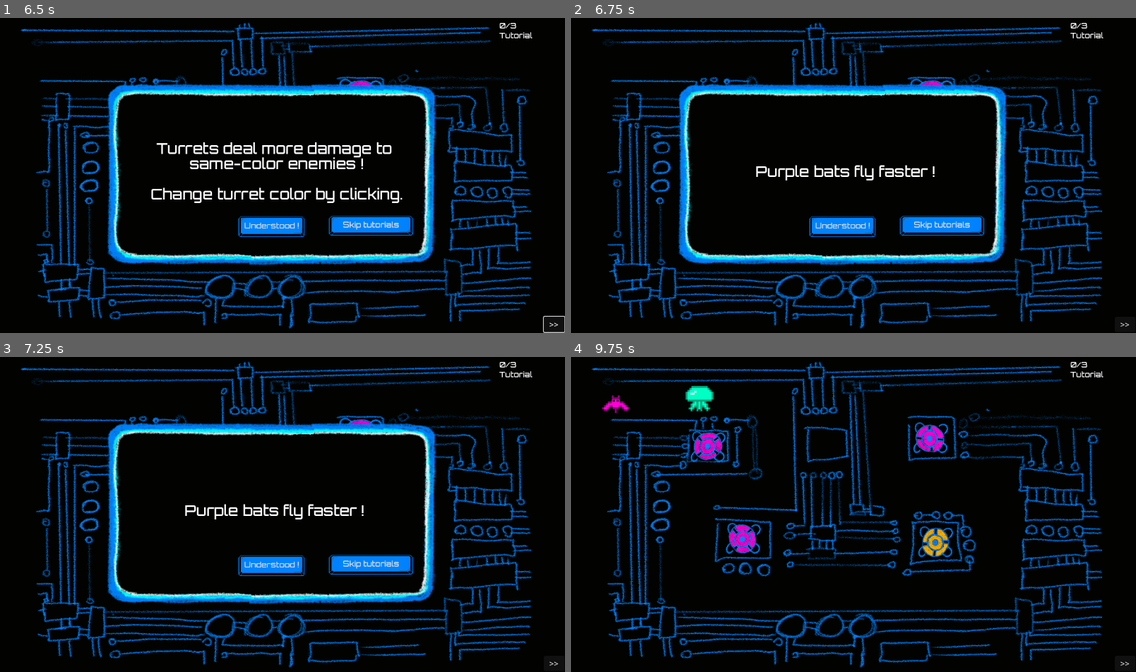
Above: before the commit, frames 1-4 (two rows, left to right).
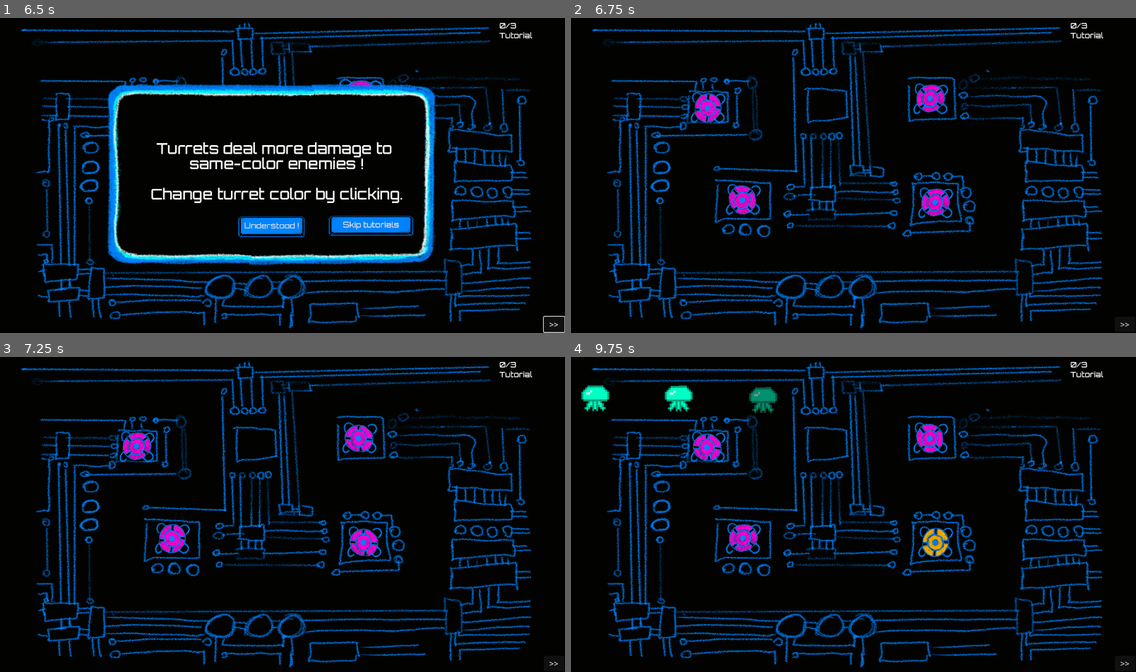
Above: after the commit, the same moments.

Repository: pbagnoud/minijam183
Game: Godot game, scene res://Scenes/start_screen.tscn
Two runs of this game, one before a commit and one after it. Both use one fixed random seed, a clock stepped at 60 frames per second and the inputs below.
Inputs (mouse positions are in pixels of both pictures, inside the frame that each line leads up to):
- Up to frame 1 (6.5 s): click "Start" at 0.5 s; click "Understood !" at 1.25 s; click ">>" at 2 s; click ">>" at 2.75 s; click ">>" at 3.5 s; move the mouse to (141, 103) at 4.27 s; click (141, 103) at 4.42 s; move the mouse to (175, 194) at 5.02 s; click (175, 194) at 5.17 s; move the mouse to (361, 93) at 5.77 s; click (361, 93) at 5.92 s
- Up to frame 2 (6.75 s): click "Understood !" at 6.5 s
- Up to frame 3 (7.25 s): no input
- Up to frame 4 (9.75 s): click (842, 564) at 7.25 s, where only the run before the commit has a clickable "Understood !"; move the mouse to (938, 536) at 8.02 s; click (938, 536) at 8.17 s; move the mouse to (1023, 561) at 8.77 s; click (1023, 561) at 8.92 s; move the mouse to (684, 464) at 9.52 s; click (684, 464) at 9.67 s

Frame 1 is identical in both runs. In frame 2, 13% of the frame differs, in the area x 18-78%, y 19-79%; in frame 3, 13%; in frame 4, 2.2%.
Error before the commit: Invalid assignment of property or key 'text' with value of type 'String' on a base object of type 'null instance'. (res://Scripts/main.gd:76)

Commit message:
Update main.gd

Diff:
--- a/minijam183/Scripts/main.gd
+++ b/minijam183/Scripts/main.gd
@@ -73,14 +73,14 @@
 			#await get_tree().create_timer(2).timeout
 			if round_id < 3:
 				start_new_round(skip_tuto)
-				wave_id_label.text = "Wave "+str(round_id)
+				#wave_id_label.text = "Wave "+str(round_id)
 				has_to_check_empty_screen = false
 			elif round_id == 10:
 				has_to_check_empty_screen = false
 				get_tree().change_scene_to_file("res://Scenes/end_screen.tscn")
 				# Show victory screen
 			else :
-				wave_id_label.text = "Wave "+str(round_id)
+				#wave_id_label.text = "Wave "+str(round_id)
 				upgrade_screen.reset(round_id, skip_tuto)
 				has_to_check_empty_screen = false
 
